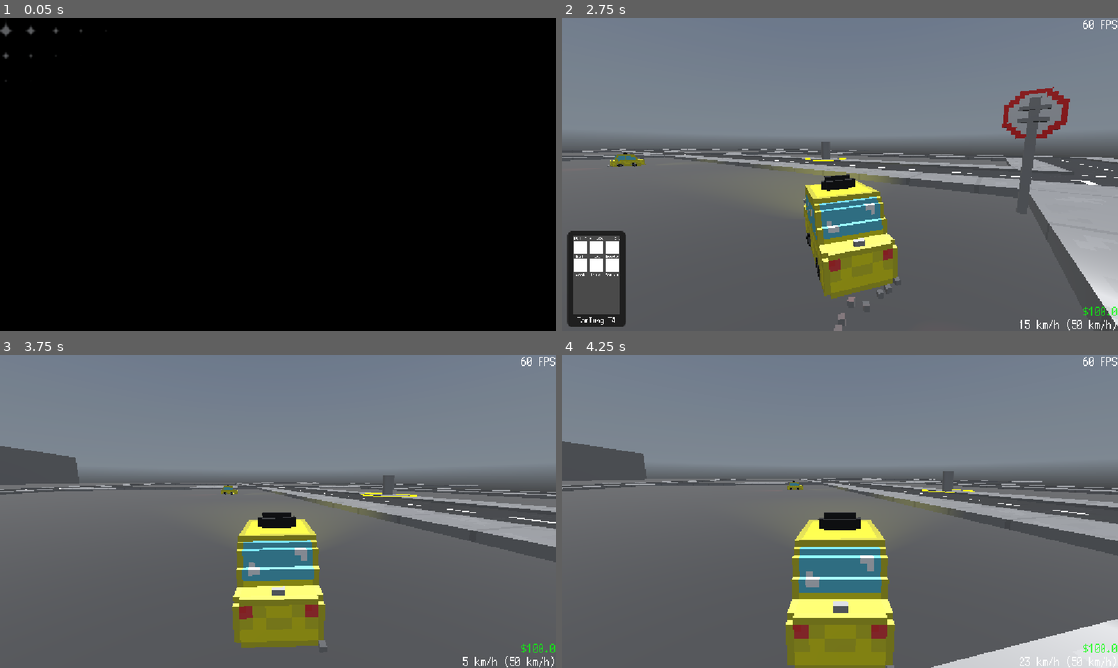
Above: before the commit, frames 1-4 (two rows, left to right).
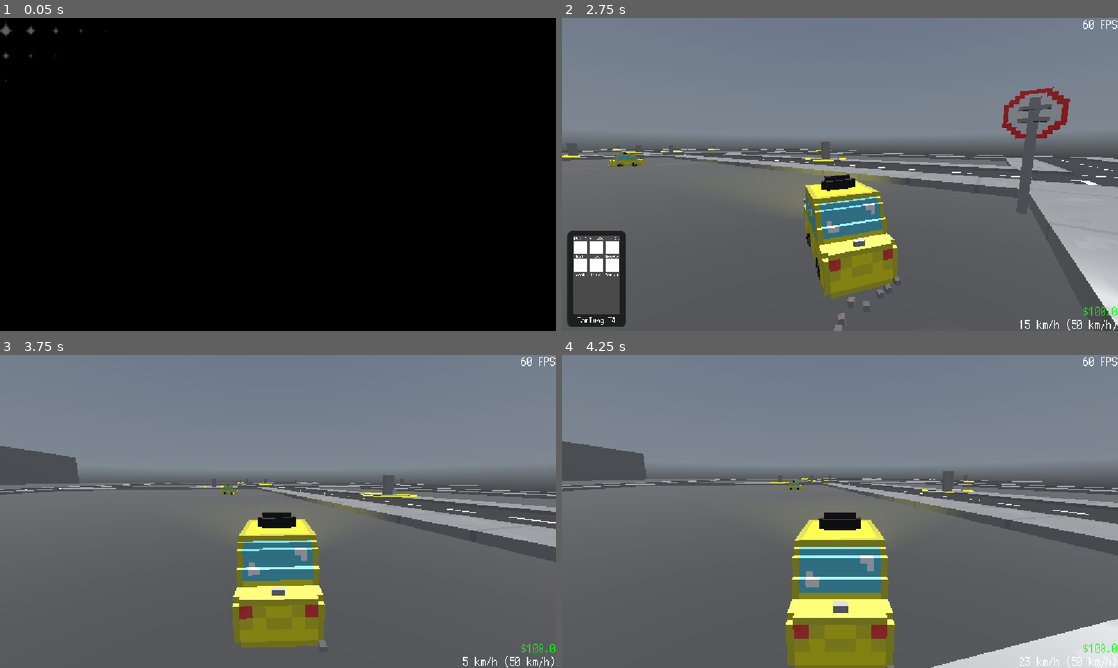
Above: after the commit, the same moments.

Repository: RafaeloxMC/super-taxi-sim
Game: Godot game, scene res://scenes/map/world.tscn
Two runs of this game, one before a commit and one after it. Both use one fixed random seed, a clock stepped at 60 frames per second and the inputs below. This scene is started directly instead of the project's main scene. A sky picture missing from this copy of the repository is replaced by a grey-blue gradient.
Inputs (mouse positions are in pixels of both pictures, inside the frame that each line leads up to):
- Up to frame 1 (0.05 s): no input
- Up to frame 2 (2.75 s): tap Enter at 0.5 s; move the mouse to (812, 237) at 0.52 s; hold W (accelerate) 0.53-2.03 s; tap Q (phone) at 0.6 s; click (812, 237) at 0.67 s; move the mouse to (840, 174) at 1.27 s; tap Alt at 1.35 s; click (840, 174) at 1.42 s; move the mouse to (673, 127) at 2.02 s; hold A (steer_left) from 2.03 s (still down); tap Shift at 2.1 s
- Up to frame 3 (3.75 s): move the mouse to (305, 511) at 2.77 s; tap Q (phone) at 2.85 s; click (305, 511) at 2.92 s; move the mouse to (194, 433) at 3.52 s; release A (steer_left) at 3.53 s; hold S (brake) from 3.53 s (still down); tap Alt at 3.6 s
- Up to frame 4 (4.25 s): keep holding S (brake)

Frame 1 is identical in both runs. In frame 2, less than 0.1% of the frame differs, in the area x 0-47%, y 41-45%; in frame 3, less than 0.1%; in frame 4, less than 0.1%.

Commit message:
Add customer spawning system

Diff:
--- a/project.godot
+++ b/project.godot
@@ -20,6 +20,7 @@
 SceneManager="*res://scenes/util/scene_manager.tscn"
 GameManager="*res://scripts/util/game_manager.gd"
 MusicManager="*res://scenes/audio/MusicManager.tscn"
+CustomerManager="*res://scenes/util/customer_manager.tscn"
 
 [display]
 
@@ -34,6 +35,7 @@
 
 TAXI=""
 NPC="Group for all NPC cars"
+ROADS="Group for roads container"
 
 [input]
 
--- a/scenes/map/world.tscn
+++ b/scenes/map/world.tscn
@@ -71,7 +71,7 @@
 use_collision = true
 size = Vector3(12.276367, 3.3826904, 31.000488)
 
-[node name="Streets" type="Node3D" parent="TemporaryMap"]
+[node name="Streets" type="Node3D" parent="TemporaryMap" groups=["ROADS"]]
 
 [node name="Street" parent="TemporaryMap/Streets" instance=ExtResource("14_il0qy")]
 transform = Transform3D(1, 0, 0, 0, 1, 0, 0, 0, 1, -13, 0.5, 43)
--- /dev/null
+++ b/scenes/util/customer_manager.tscn
@@ -0,0 +1,11 @@
+[gd_scene load_steps=4 format=3 uid="uid://b1vm6kqelp23n"]
+
+[ext_resource type="Script" uid="uid://drb0m3vktnefx" path="res://scripts/util/customer_manager.gd" id="1_rhchj"]
+[ext_resource type="PackedScene" uid="uid://drmx08ct1gjwk" path="res://scenes/character.tscn" id="2_g8k1m"]
+[ext_resource type="PackedScene" uid="uid://deptlkjmquk5d" path="res://scenes/dropoff_location.tscn" id="3_dxycc"]
+
+[node name="CustomerManager" type="Node"]
+script = ExtResource("1_rhchj")
+roads_parent_group = "ROADS"
+pickup_character = ExtResource("2_g8k1m")
+dropoff_location = ExtResource("3_dxycc")
--- /dev/null
+++ b/scripts/util/customer_manager.gd
@@ -0,0 +1,32 @@
+extends Node
+
+@export var roads_parent_group: String
+@export var pickup_character: PackedScene
+@export var dropoff_location: PackedScene
+
+func spawn_customer() -> void:
+	var road = pick_random_road()
+	var pickup_char = pickup_character.instantiate() as Node3D
+	pickup_char.position.y = 2
+	pickup_char.position.x = 6 if randi_range(0, 1) == 1 else -6
+	road.add_child(pickup_char)
+	pass
+
+func spawn_dropoff(customer: String) -> void:
+	var road = pick_random_road()
+	var dropoff_loc = dropoff_location.instantiate() as Node3D
+	dropoff_loc.customer = customer
+	dropoff_loc.tick()
+	dropoff_loc.position.y = 0.5
+	dropoff_loc.position.x = 6 if randi_range(0, 1) == 1 else -6
+	road.add_child(dropoff_loc)
+	pass
+
+func pick_random_road() -> Node3D:
+	var roads_container = get_tree().get_first_node_in_group(roads_parent_group)
+	if !roads_container:
+		print("Could not spawn customer: Roads Parent not found!")
+		return
+	var children = roads_container.get_children()
+	var child = children[randi_range(0, children.size() - 1)]
+	return child
--- a/scripts/world/character.gd
+++ b/scripts/world/character.gd
@@ -6,6 +6,7 @@
 	if taxi_body && self.overlaps_body(taxi_body) and GameManager.speed == 0:
 		GameManager.customer = GameManager.generate_random_name()
 		print("New customer! " + str(GameManager.customer))
+		CustomerManager.spawn_dropoff(GameManager.customer)
 		self.queue_free()
 
 func _on_body_entered(body: Node3D) -> void:
--- a/scripts/world/dropoff_location.gd
+++ b/scripts/world/dropoff_location.gd
@@ -1,10 +1,14 @@
 extends Area3D
 
 var taxi_body: Node3D
+var customer: String = ""
+
+func tick() -> void:
+	print("Customer: " + customer)
 
 func _process(_delta: float) -> void:
 	var is_dropoff_ready: bool = false
-	if GameManager.customer != "":
+	if GameManager.customer != "" && GameManager.customer == customer:
 		is_dropoff_ready = true
 	self.visible = is_dropoff_ready
 	if is_dropoff_ready && taxi_body && self.overlaps_body(taxi_body) && GameManager.speed <= 0:
@@ -12,6 +16,7 @@
 		# driven_km is a placeholder atm
 		GameManager.money_updated.emit(GameManager.money, GameManager.money + (GameManager.taxi_base_price * driven_km), "Customer " + GameManager.customer)
 		GameManager.customer = ""
+		CustomerManager.spawn_customer()
 		self.queue_free()
 
 func _on_body_entered(body: Node3D) -> void:
--- a/scripts/world/world.gd
+++ b/scripts/world/world.gd
@@ -8,3 +8,12 @@
 	var brightness = GameManager.daytime_to_brightness(GameManager.time)
 	lighting_source.light_energy = brightness
 	(world_environment.environment.sky.sky_material as PanoramaSkyMaterial).energy_multiplier = brightness
+
+func _ready() -> void:
+	CustomerManager.spawn_customer()
+	CustomerManager.spawn_customer()
+	CustomerManager.spawn_customer()
+	CustomerManager.spawn_customer()
+	CustomerManager.spawn_customer()
+	CustomerManager.spawn_customer()
+	CustomerManager.spawn_customer()
Not shown, added: scripts/util/customer_manager.gd.uid
